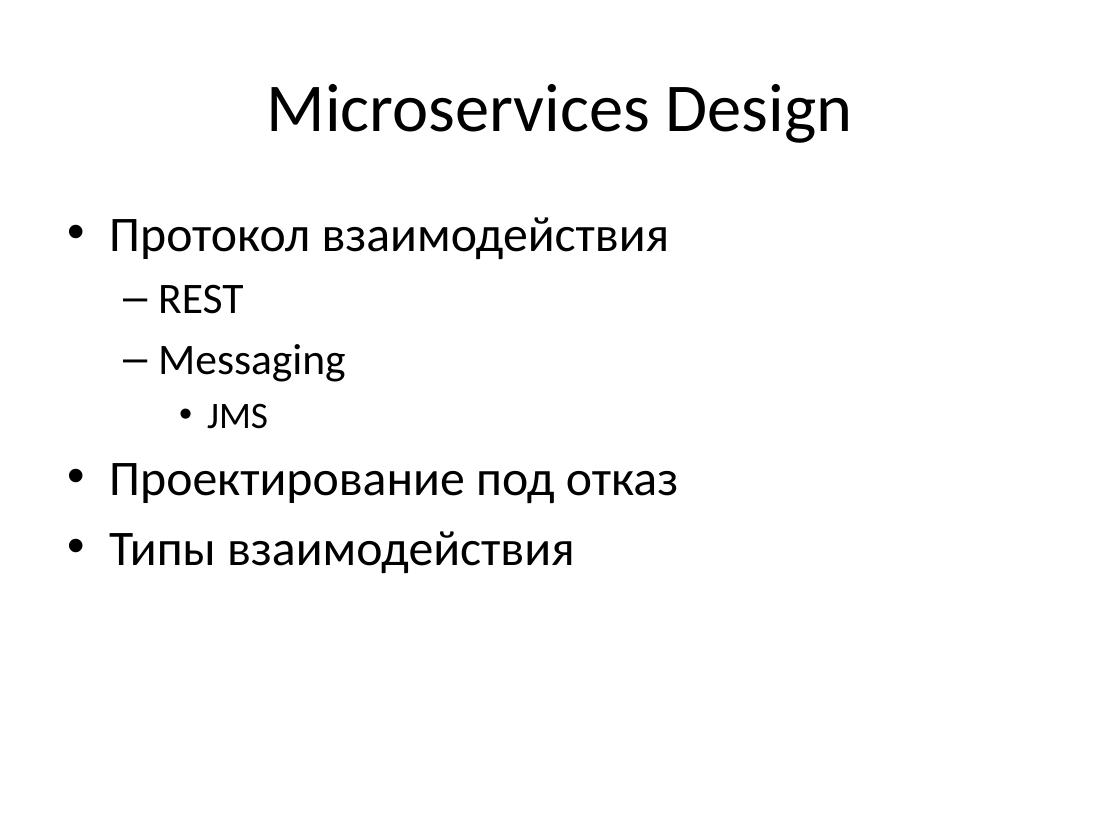
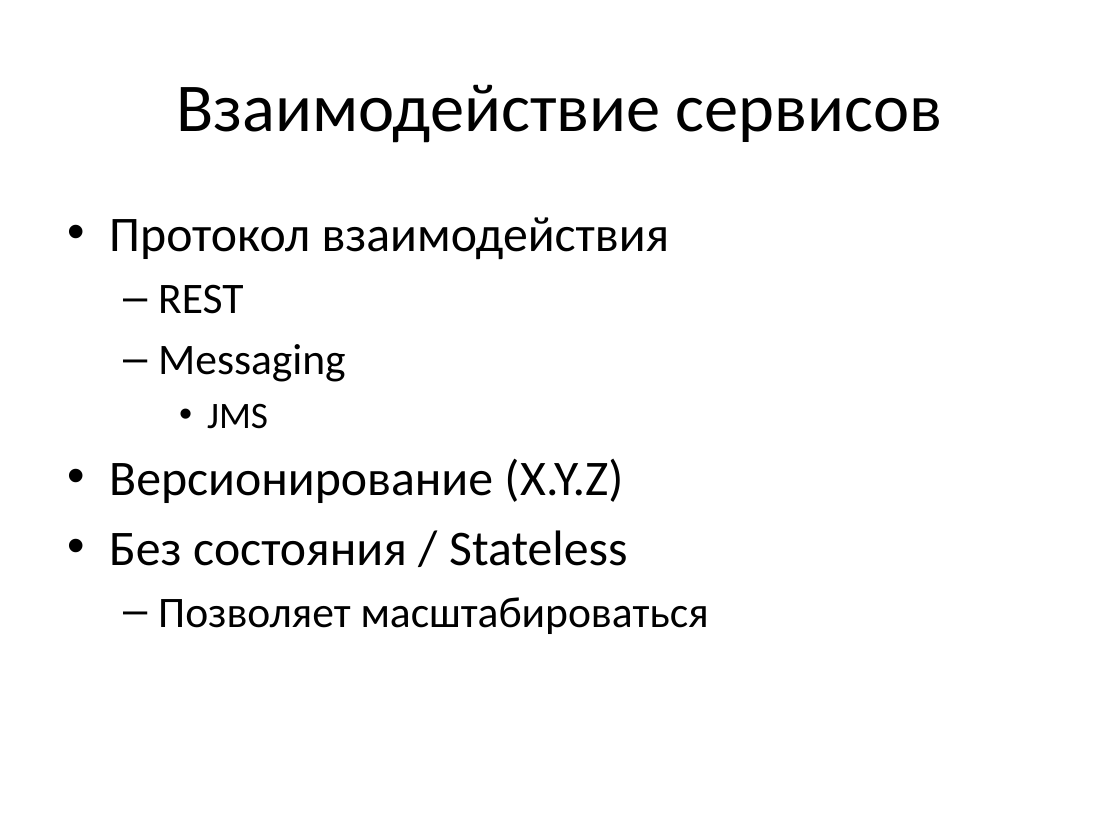
Before and after one commit to vitali-kviatkouski/personal, a slide deck: slide 16 of Microservices.pptx (slide 14 before the commit). Drawn at 1120x840 pixels with LibreOffice and Linux fonts; fonts in the diff are those of the drawing. Boxes give left, top, right and bottom in pixels: in the first picture for what was removed or moved away, otherwise in the second. Text is boxed around its words. In the diff, an @@ line names an element or a change of style, - is before the commit and + after.

```diff
--- a/Microservices.pptx
+++ b/Microservices.pptx
@@ title at bbox=[176, 84, 942, 143]: text changed @@
-Microservices Design
+Взаимодействие сервисов
@@ text at bbox=[109, 458, 709, 634]: text changed @@
-• Проектирование под отказ
-• Типы взаимодействия
+• Версионирование (X.Y.Z)
+• Без состояния / Stateless
+  – Позволяет масштабироваться
```
Also in this commit, not shown: 8 other slides changed, 5 slides added, 1 slide removed.
